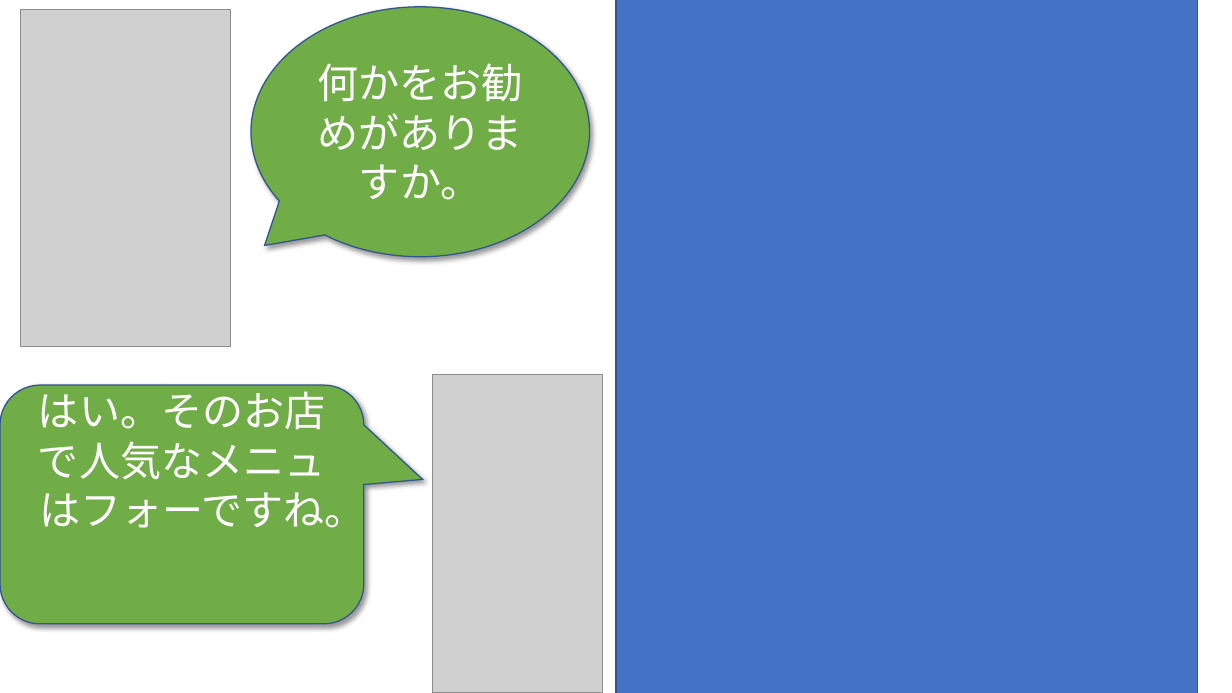
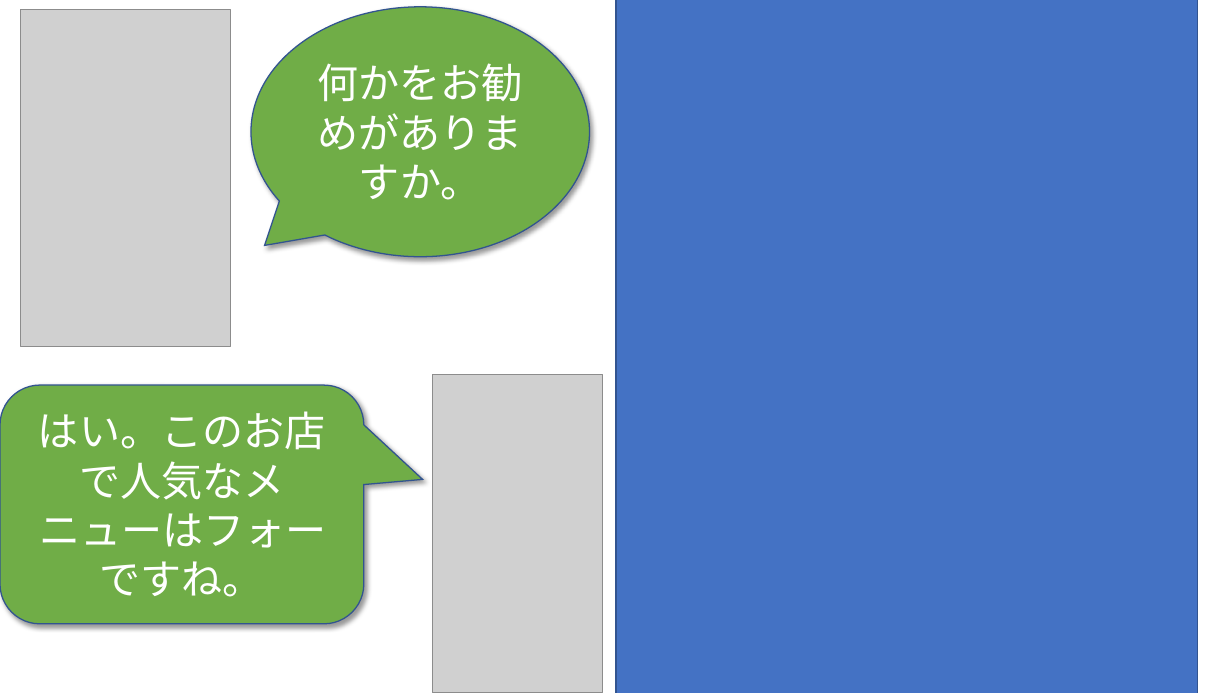
Before and after one commit to phuchung97/phuchung97.github.io, a slide deck: slide 17 of design/story.pptx. Drawn at 1232x693 pixels with LibreOffice and Linux fonts; fonts in the diff are those of the drawing; grey boxes stand for pictures; background and template pictures are left out. Boxes give left, top, right and bottom in pixels: in the first picture for what was removed or moved away, otherwise in the second. Text is boxed around its words. In the diff, an @@ line names an element or a change of style, - is before the commit and + after.

```diff
--- a/design/story.pptx
+++ b/design/story.pptx
@@ text in rounded speech box at (38,411,327,597): text changed @@
-はい。そのお店で人気なメニュはフォーですね。
+はい。このお店で人気なメニューはフォーですね。
```
Also in this commit, not shown: 7 other slides changed, 14 other files.
